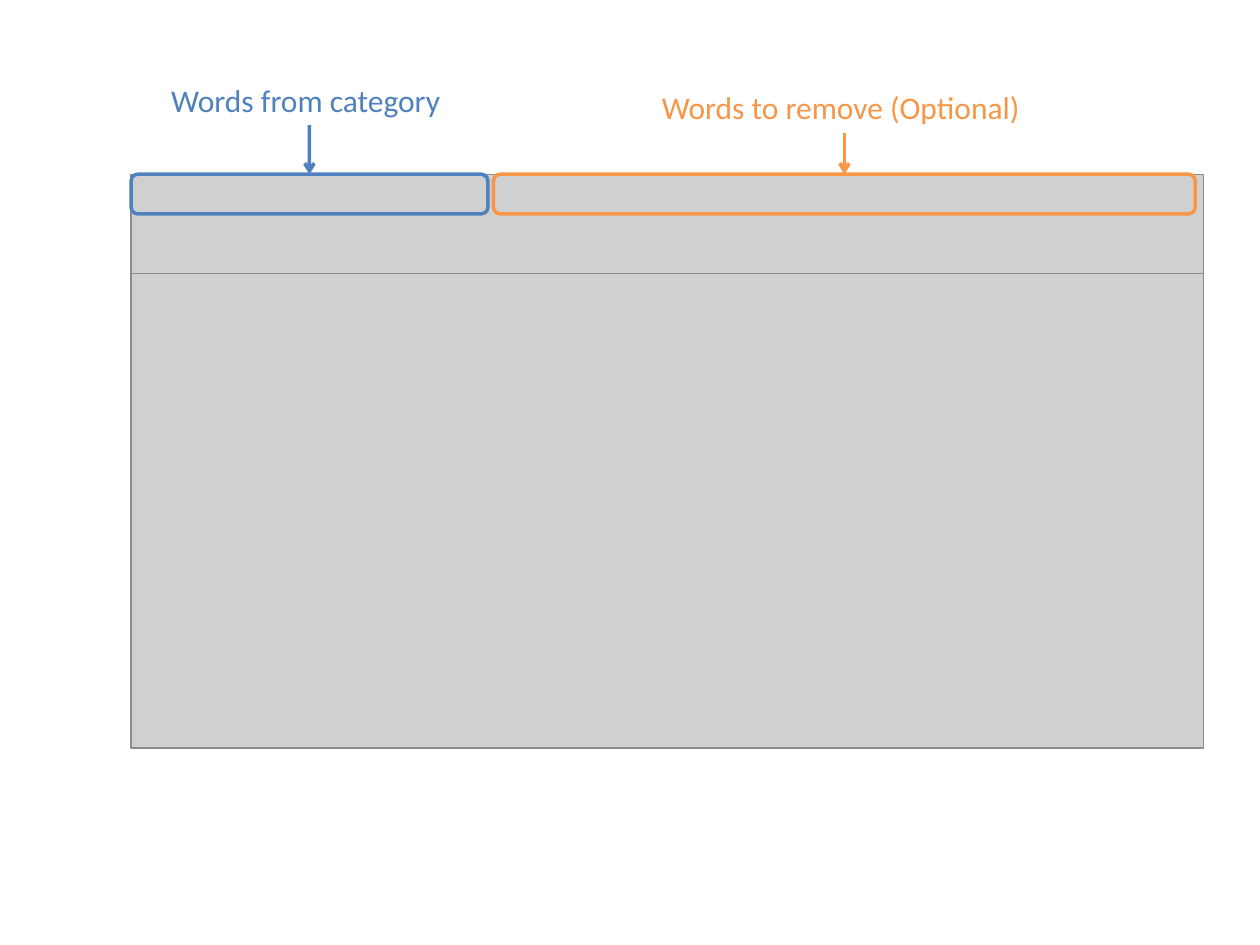
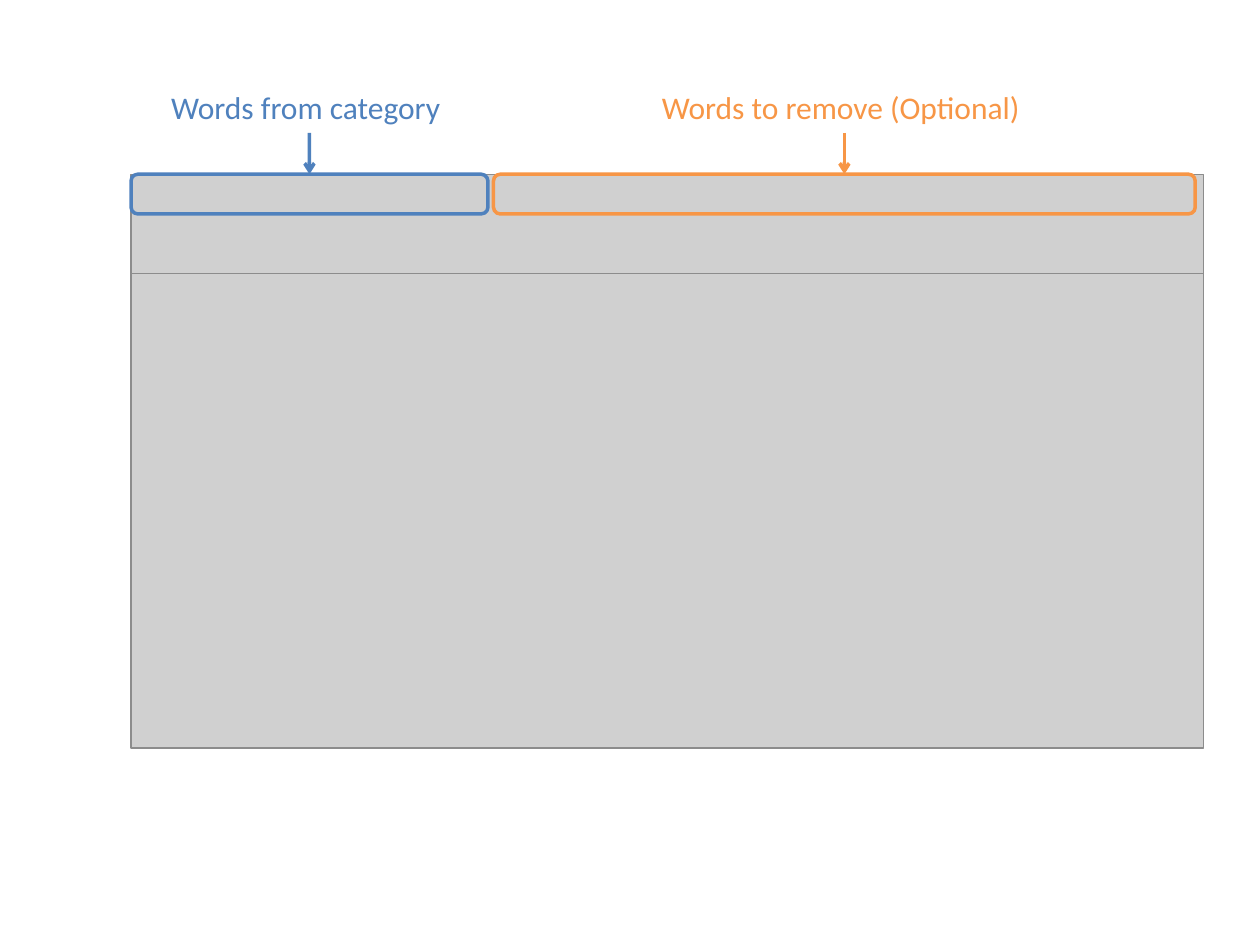
Before and after one commit to IanTeo/cs3219-Project, a slide deck: slide 11 of docs/Diagrams.pptx (slide 7 before the commit). Drawn at 1260x945 pixels with LibreOffice and Linux fonts; fonts in the diff are those of the drawing; grey boxes stand for pictures. Boxes give left, top, right and bottom in pixels: in the first picture for what was removed or moved away, otherwise in the second. Text is boxed around its words. In the diff, an @@ line names an element or a change of style, - is before the commit and + after.

```diff
--- a/docs/Diagrams.pptx
+++ b/docs/Diagrams.pptx
@@ text "Words from category": place and size @@
-text "Words from category" at (171,90,440,118)
+text "Words from category" at (171,97,440,125)
@@ arrow moved from (309, 125) - (310, 174) to (309, 132) - (310, 174) @@
```
Also in this commit, not shown: 1 other slide changed, 4 slides added, 8 other files.
